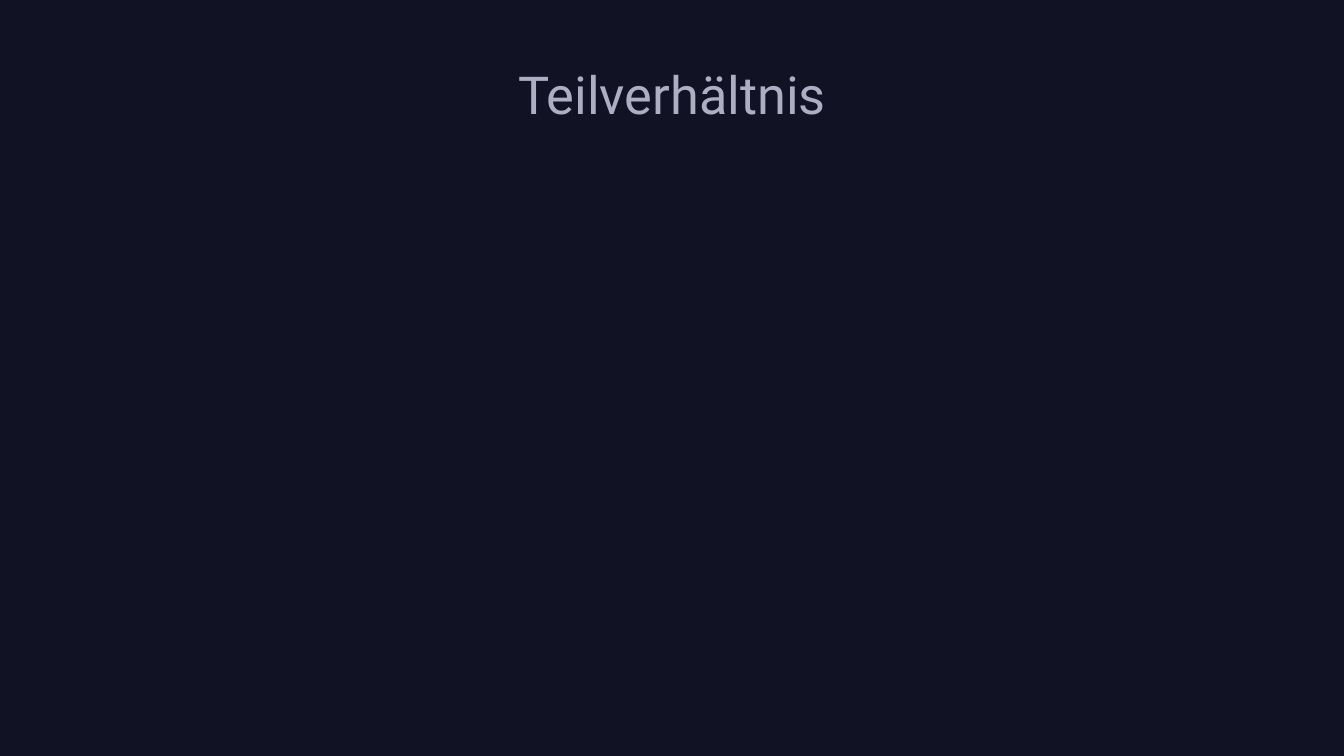
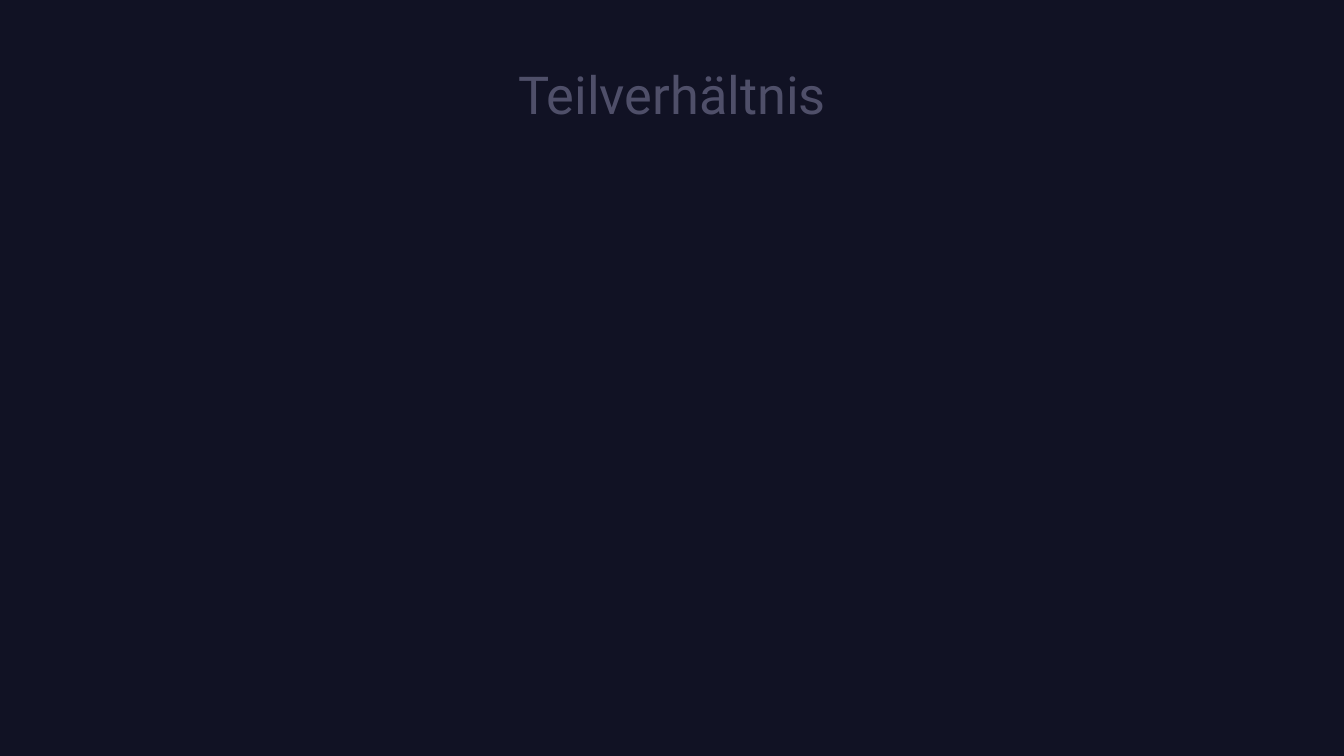
Before and after one commit to nefl1011/Harmonische-Lage, a slide deck: slide 15 of Harmonische Lage.pptx (slide 10 before the commit). Drawn at 1344x756 pixels with LibreOffice and Linux fonts; fonts in the diff are those of the drawing. Boxes give left, top, right and bottom in pixels: in the first picture for what was removed or moved away, otherwise in the second. Text is boxed around its words. In the diff, an @@ line names an element or a change of style, - is before the commit and + after.

```diff
--- a/Harmonische Lage.pptx
+++ b/Harmonische Lage.pptx
@@ title "Teilverhältnis" at (518,75,825,114): text colour #AEAEC2 to #4F4F69 @@
```
Also in this commit, not shown: 9 other slides changed, 7 slides added.
